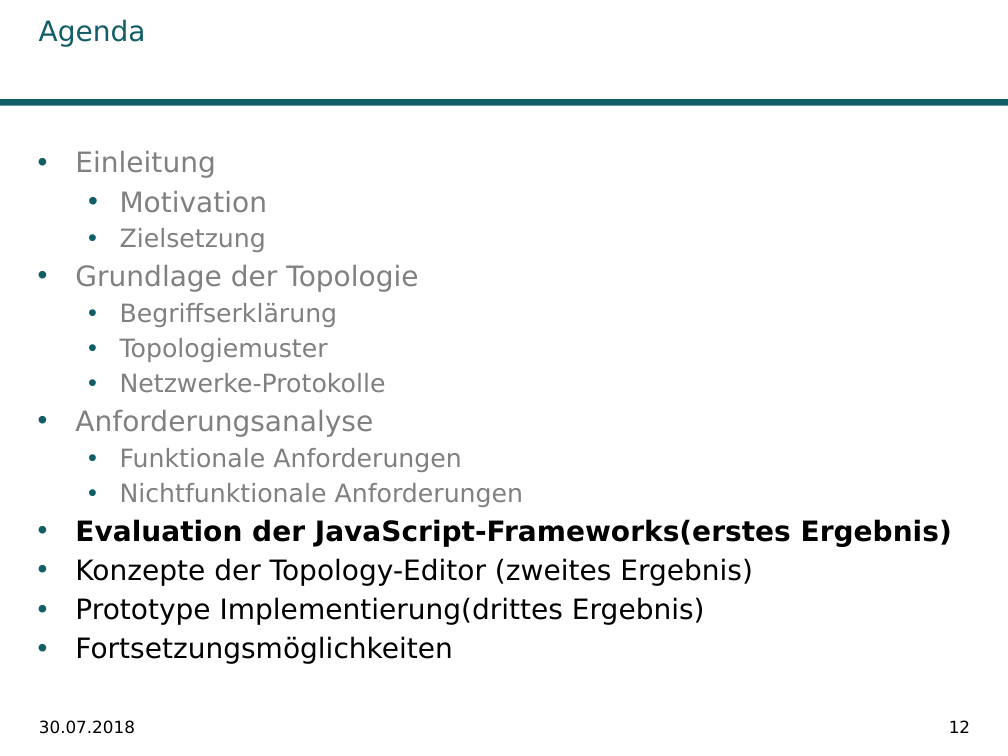
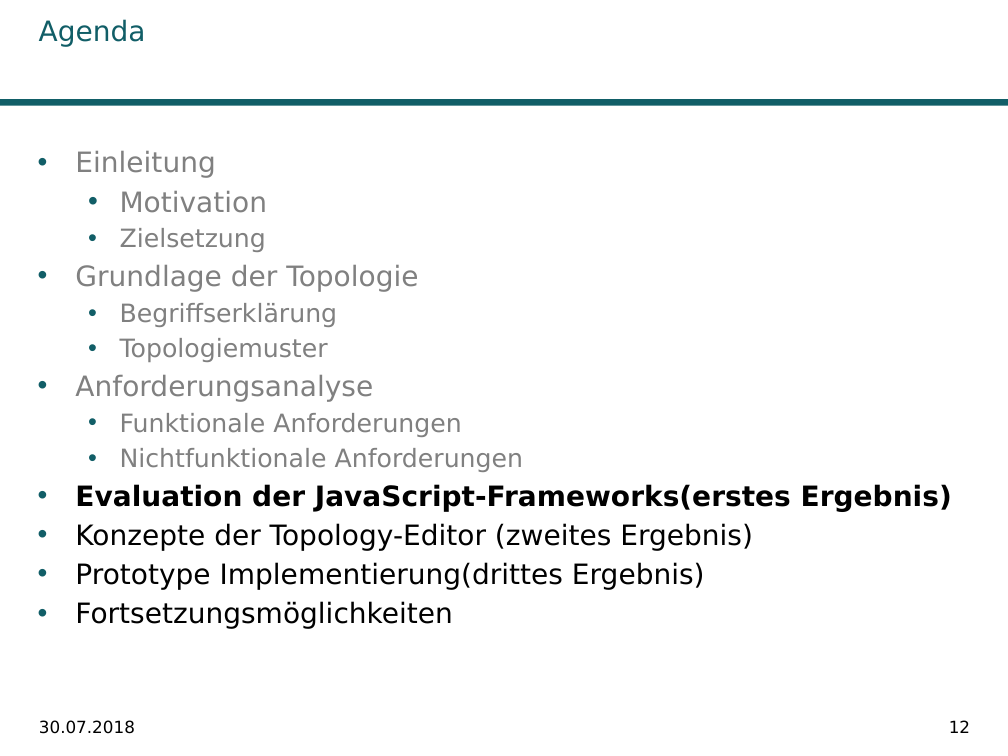
Before and after one commit to Ghislain1/zoe-fb-app, a slide deck: slide 12 of __Master-Abschlussarbeit.pptx. Drawn at 1008x756 pixels with LibreOffice and Linux fonts; fonts in the diff are those of the drawing; background and template pictures are left out. Boxes give left, top, right and bottom in pixels: in the first picture for what was removed or moved away, otherwise in the second. Text is boxed around its words. In the diff, an @@ line names an element or a change of style, - is before the commit and + after.

```diff
--- a/__Master-Abschlussarbeit.pptx
+++ b/__Master-Abschlussarbeit.pptx
@@ text at [120, 373, 386, 393]: paragraph removed @@
-  • Netzwerke-Protokolle
```
Also in this commit, not shown: 6 other slides changed, 1 slide added, 1 slide removed, 1 other file.
